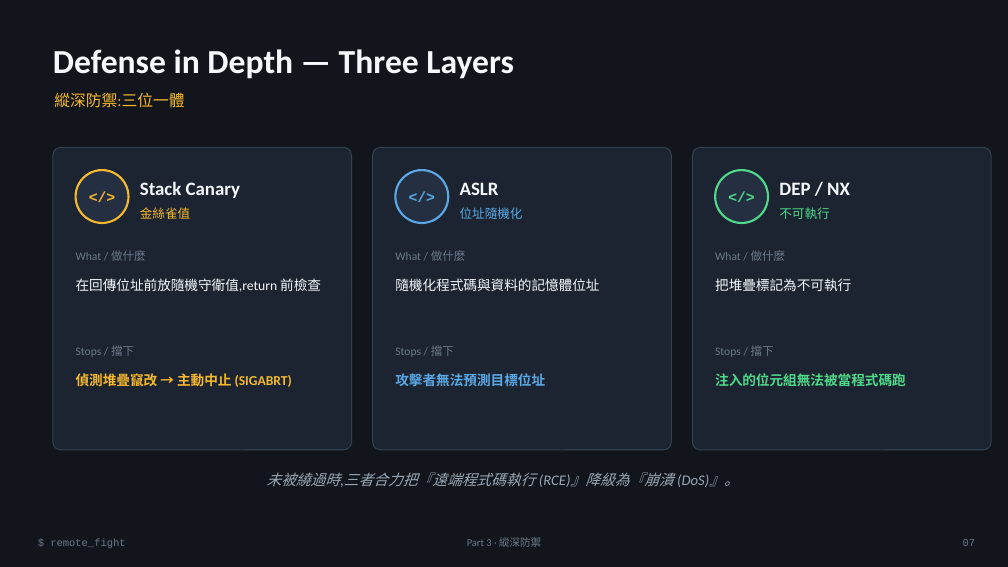
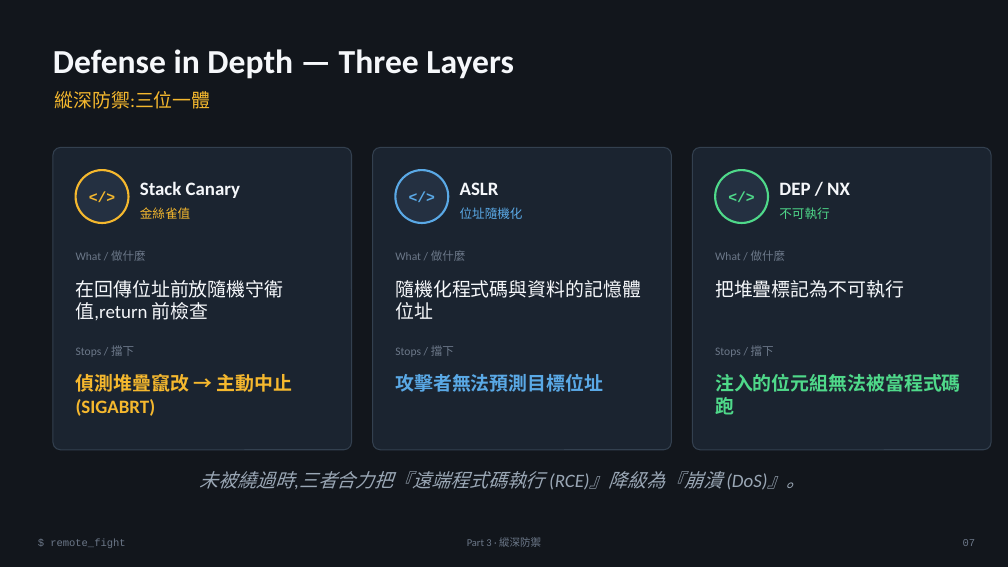
Before and after one commit to happyfishskin/remote_fight, a slide deck: slide 8 of report.pptx. Drawn at 1008x567 pixels with LibreOffice and Linux fonts; fonts in the diff are those of the drawing. Boxes give left, top, right and bottom in pixels: in the first picture for what was removed or moved away, otherwise in the second. Text is boxed around its words. In the diff, an @@ line names an element or a change of style, - is before the commit and + after.

```diff
--- a/report.pptx
+++ b/report.pptx
@@ text "縱深防禦:三位一體" at [54, 91, 210, 109]: size 15 to 18 pt @@
@@ text at [76, 280, 284, 320]: size 13 to 18 pt in "在回傳位址前放隨機守衛值,return 前檢查" @@
@@ text at [395, 280, 641, 320]: size 13 to 18 pt in "隨機化程式碼與資料的記憶體位址" @@
@@ text at [715, 280, 904, 298]: size 13 to 18 pt in "把堆疊標記為不可執行" @@
@@ text at [76, 374, 292, 416]: size 13 to 18 pt in "偵測堆疊竄改 → 主動中止 (SIGABRT)" @@
@@ text at [395, 374, 603, 392]: size 13 to 18 pt in "攻擊者無法預測目標位址" @@
@@ text at [715, 374, 961, 415]: size 13 to 18 pt in "注入的位元組無法被當程式碼跑" @@
@@ text "未被繞過時,三者合力把『遠端程式碼執行 (RCE)』降級為『崩潰 (DoS)』。" at [200, 471, 806, 490]: size 14 to 18 pt @@
```
Also in this commit, not shown: 13 other slides changed, 1 other file.
